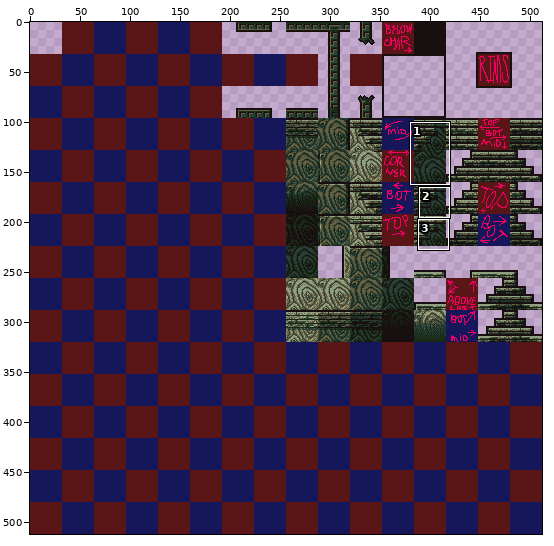
Two states of a sprite sheet, ENTROPY/Graphics/Tilesets/PalaceWooden4.png. The first picture is a wide view before the edit; the outline marks the close-up.
Close-up. Old version:
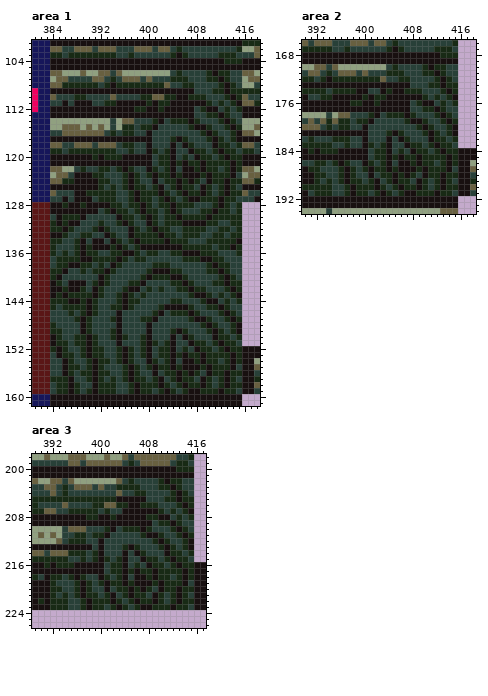
The file is 512x512 pixels. Shown: area 1: x 381..418, y 101..161; area 2: x 390..418, y 166..194; area 3: x 389..417, y 198..226.
After the commit:
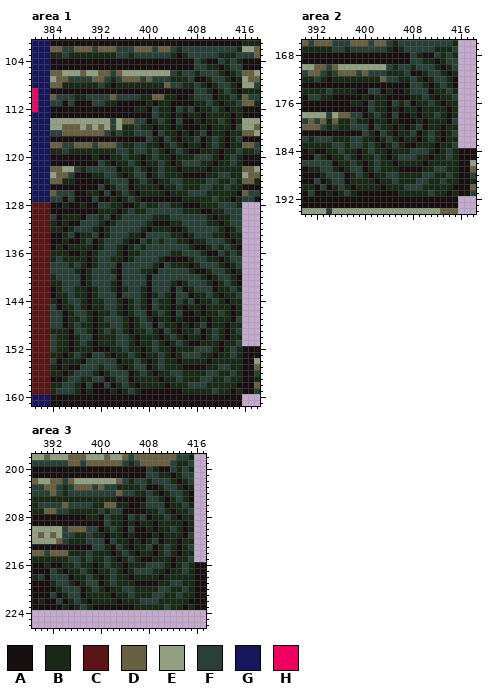
Palette (. is transparent): A #181010  B #182a15  C #5a1616  D #686040  E #90a080  F #284038  G #16165a  H #f00060
The exact change:
Changed rows in their new state; - is an unchanged pixel.
Area 1:
first column x 384:
104 ------------------------FB--F-F-
105 ------------------------FFBB-BFF
106 ------------------------B-FF-AB-
107 ------------------------AA-FF-AB
108 -------------------------BABFF-A
109 --------------------------BA-F-A
110 ------------------------FF-AB-F-
111 ------------------------BBFBAB-F
112 -----------------F-B-FBFA-BFBAB-
113 -----------------FBB-B-BBA--B-AB
114 ----------------A-FBAFA--ABBFBAB
115 ------------------BBABAA-BABB--F
116 ----------------FA-BBABABF--BA-B
117 ----------------FBA----B-A-F-A-F
118 ----------------BBABFB--BABF-AB-
119 ----------------BFBAB-B-A-B-----
120 ---------A--FBB-B----B-BFFFBABF-
121 --------FB-BBFB-BBF---FFFB-A--F-
122 --------FF-AB--B----BABB-BA-B-B-
123 -----------BABF-ABF-B----AB-FFBB
124 --------A---F---B-B-FF-B-BFF-BF-
125 --------FA--F---B--B-F--BFFB-F-B
126 --------AFAB------BAB-BFFF-B-B-A
127 --------AA-ABFBAAAA-AA-BB--FB-AB
128 --------FF--AA-F-BFFB-AAABB-FF--
129 --------B-BA---BFF-FFFBBBAAB-F-F
130 --------B-ABFF-FF-B-FFFFFFBA--FF
131 ---------ABFFF--BAAA--FFFF--ABFF
132 -------------FFBAB--AA-FFF---ABF
133 ----A---ABF--B-AFFFF-BA-F----A--
134 AABAAB--B-FFBA-F-F-FF--ABBFFF-AB
135 ABAB-B--BFFBABFBFFFFFFF-AA---FBA
136 -B-AABA---F--B--FF----FFF-AA-B--
137 BF---B--FF-BABFF--BAAAA-FFB-AB--
138 -FFBF-ABF-FA------AFBBBAB-FF-AB-
139 FFF-BABFFF-A---B--FFFF-BAA-FF-AB
140 -F---AB-FF-A---F-FFFFFF--BABFF-A
141 B--FF-BFFFBA-FFFA----ABF--BA-F-A
142 -BFFB-ABF-BA-FFBA-F-AFABFF-AB-F-
143 --BF--ABF--AFF--AB-BA--ABBFBAB-F
144 -A-FF---B-----FBA-BBAFB-A-BFBAB-
145 FA--F---B-F----BA--B-B--BA--B-AB
146 --A--FBABB-BAB--A-FBAFA--ABBFBAB
147 --AB-F-AB-FFBABF--BBABAA-BABB--F
148 F-AB-B-ABB-FBAB-FA-BBABABF--BA-B
149 --BA-F-AB--FBABBFBA----B-A-F-A-F
150 F-BA-FFABB-FFBA-BBABFB--BABF-AB-
151 F--A-FBABBBF-BA-BFBAB-B-A-B-----
152 FB-AB-BAAAB-F-BAB----B-BFFFBABF-
153 BBA----FFBA-BFBABBF---FFFB-A--F-
154 -AB-BAFFFF-AB--B----BABB-BA-B-B-
155 BABAA-FF---BABF-ABF-B----AB-FFBB
156 BB---FFBA---F---B-B-FF-B-BFF-BF-
157 AA-F-B-FFA--F---B--B-F--BFFB-F-B
158 B-FF-A--AFAB------BAB-BFFF-B-B-A
159 BFFF-A--AA-ABFBAAAA-AA-BB--FB-AB
Area 2:
first column x 392:
168 ----------------FB--F-F-
169 ----------------FFBB-BFF
170 ----------------B-FF-AB-
171 ----------------AA-FF-AB
172 -----------------BABFF-A
173 ------------------BA-F-A
174 ----------------FF-AB-F-
175 ----------------BBFBAB-F
176 ---------F-B-FBFA-BFBAB-
177 ---------FBB-B-BBA--B-AB
178 --------A-FBAFA--ABBFBAB
179 ----------BBABAA-BABB--F
180 --------FA-BBABABF--BA-B
181 --------FBA----B-A-F-A-F
182 --------BBABFB--BABF-AB-
183 --------BFBAB-B-A-B-----
184 -A--FBB-B----B-BFFFBABF-
185 FB-BBFB-BBF---FFFB-A--F-
186 FF-AB--B----BABB-BA-B-B-
187 ---BABF-ABF-B----AB-FFBB
188 A---F---B-B-FF-B-BFF-BF-
189 FA--F---B--B-F--BFFB-F-B
190 AFAB------BAB-BFFF-B-B-A
191 AA-ABFBAAAA-AA-BB--FB-AB
Area 3:
first column x 392:
200 ----------------FB--F-F-
201 ----------------FFBB-BFF
202 ----------------B-FF-AB-
203 ----------------AA-FF-AB
204 -----------------BABFF-A
205 ------------------BA-F-A
206 ----------------FF-AB-F-
207 ----------------BBFBAB-F
208 ---------F-B-FBFA-BFBAB-
209 ---------FBB-B-BBA--B-AB
210 --------A-FBAFA--ABBFBAB
211 ----------BBABAA-BABB--F
212 --------FA-BBABABF--BA-B
213 --------FBA----B-A-F-A-F
214 --------BBABFB--BABF-AB-
215 --------BFBAB-B-A-B-----
216 -A--FBB-B----B-BFFFBABF-
217 FB-BBFB-BBF---FFFB-A--F-
218 FF-AB--B----BABB-BA-B-B-
219 ---BABF-ABF-B----AB-FFBB
220 A---F---B-B-FF-B-BFF-BF-
221 FA--F---B--B-F--BFFB-F-B
222 AFAB------BAB-BFFF-B-B-A
223 AA-ABFBAAAA-AA-BB--FB-AB
Boxes around the changes in both close-ups, in picture pixels (x1, y1, x2, y2):
changed: (50, 58, 242, 394)
changed: (314, 52, 458, 196)
changed: (50, 466, 194, 610)
